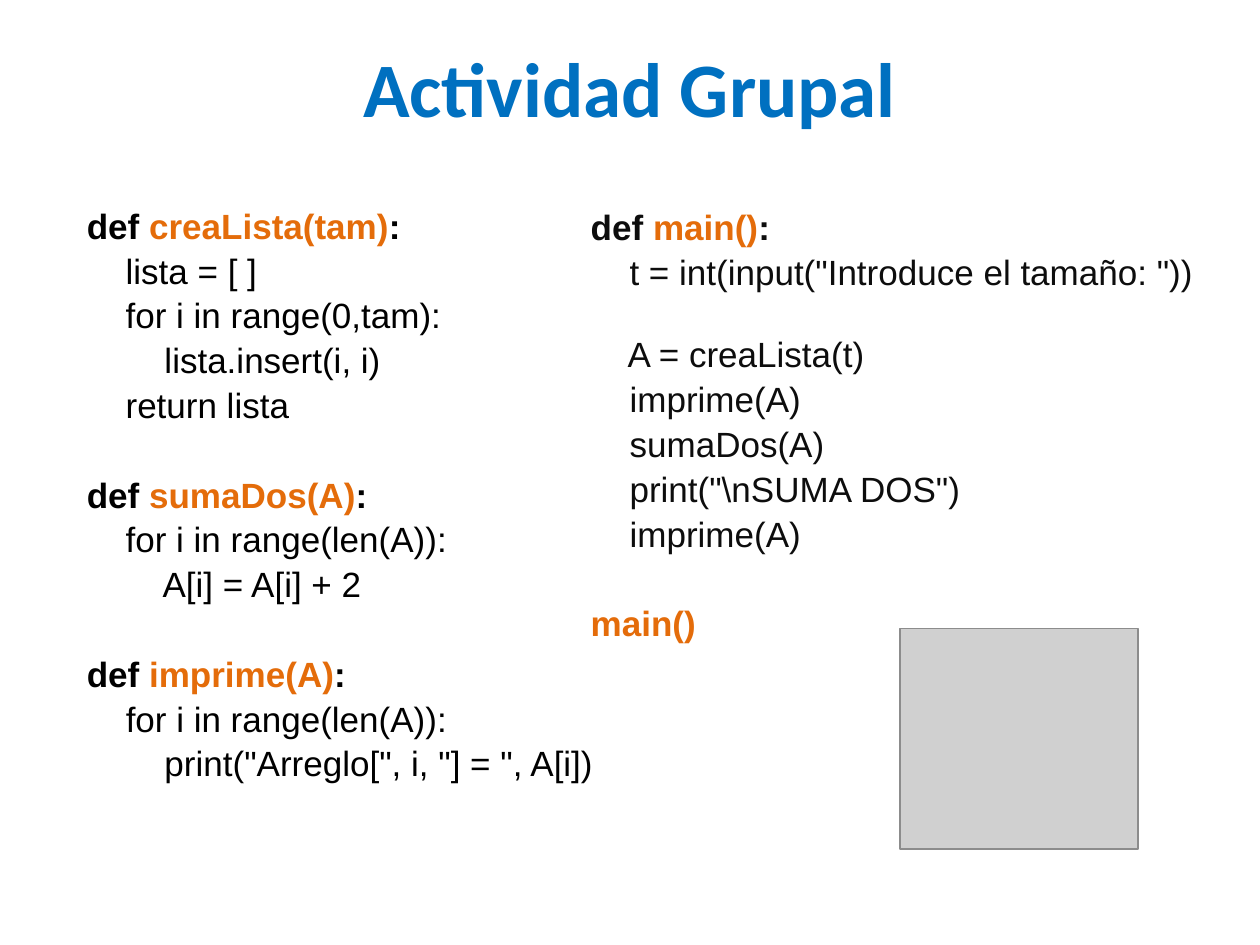
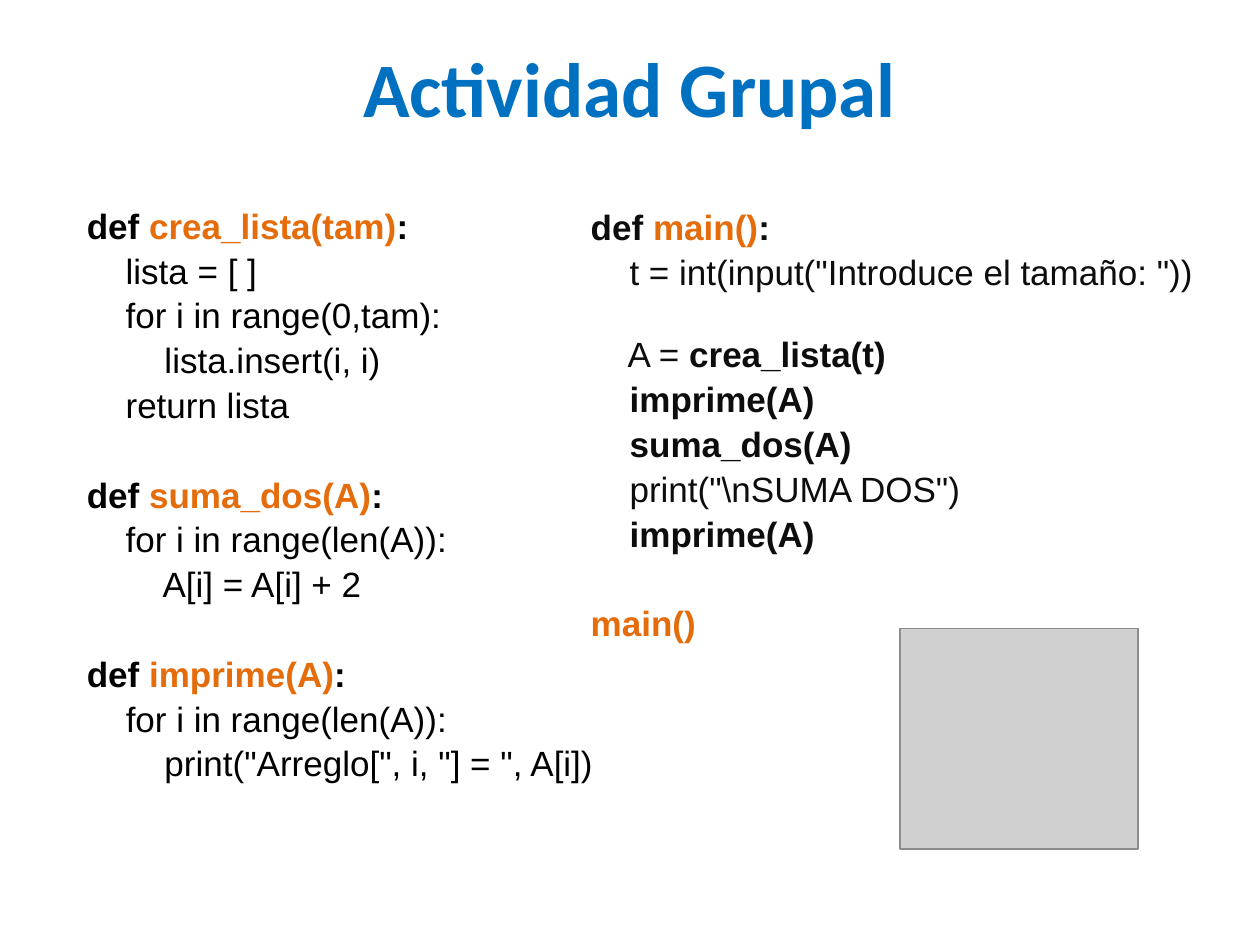
Before and after one commit to lizetheP/PensamientoC, a slide deck: slide 38 of CalendarioAgo20L/presentaciones/9_ListasArreglos.pptx. Drawn at 1260x945 pixels with LibreOffice and Linux fonts; fonts in the diff are those of the drawing; grey boxes stand for pictures. Boxes give left, top, right and bottom in pixels: in the first picture for what was removed or moved away, otherwise in the second. Text is boxed around its words. In the diff, an @@ line names an element or a change of style, - is before the commit and + after.

```diff
--- a/CalendarioAgo20L/presentaciones/9_ListasArreglos.pptx
+++ b/CalendarioAgo20L/presentaciones/9_ListasArreglos.pptx
@@ text at box(87, 213, 408, 246): text changed @@
-def creaLista(tam):
+def crea_lista(tam):
@@ text at box(628, 341, 886, 374): text changed; bold on @@
-A = creaLista(t)
+A = crea_lista(t)
@@ text at box(630, 386, 815, 553): bold on in "imprime(A)", "imprime(A)" @@
@@ text at box(630, 431, 852, 464): text changed; bold on @@
-sumaDos(A)
+suma_dos(A)
@@ text at box(87, 482, 383, 514): text changed @@
-def sumaDos(A):
+def suma_dos(A):
```
Also in this commit, not shown: 4 other slides changed.
